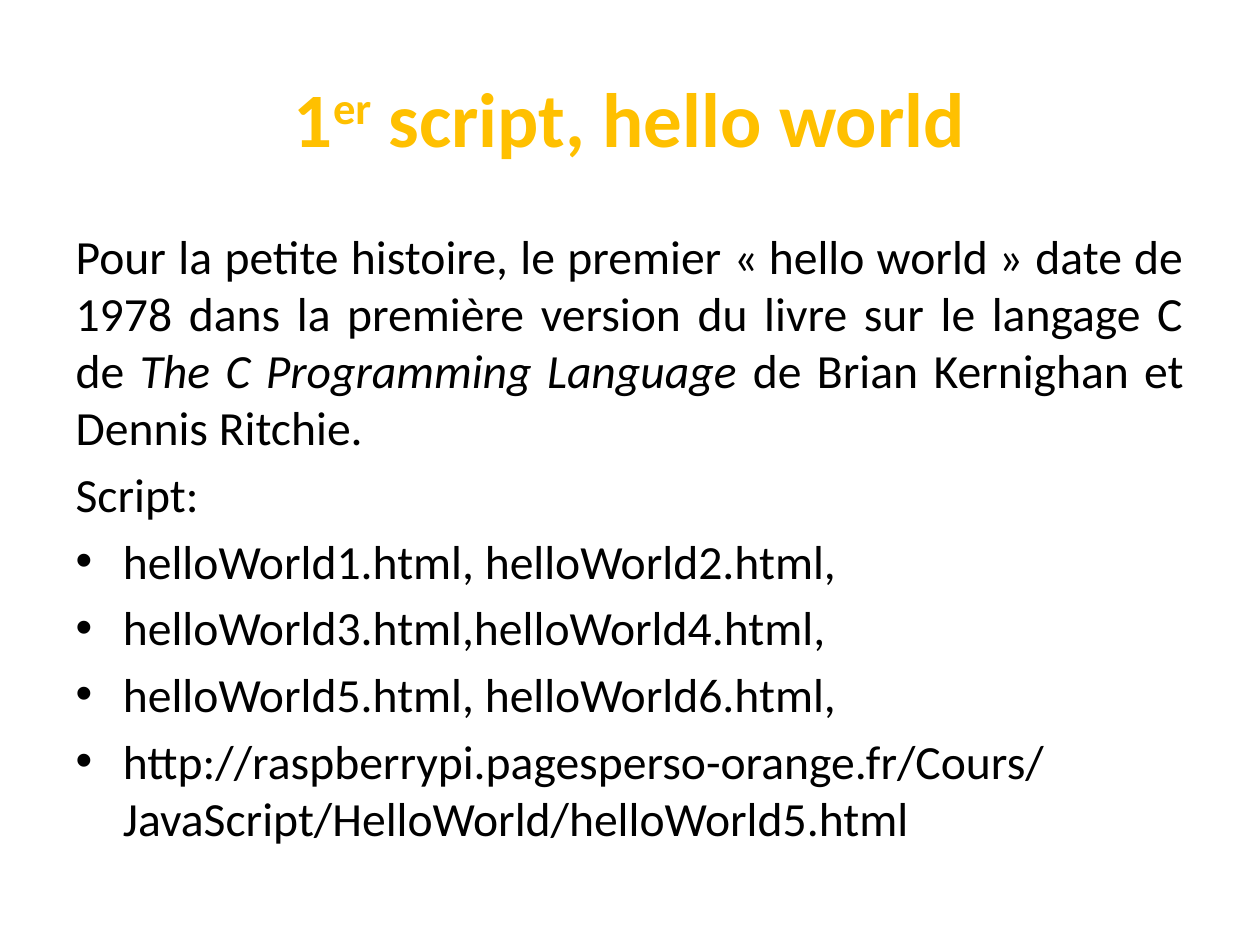
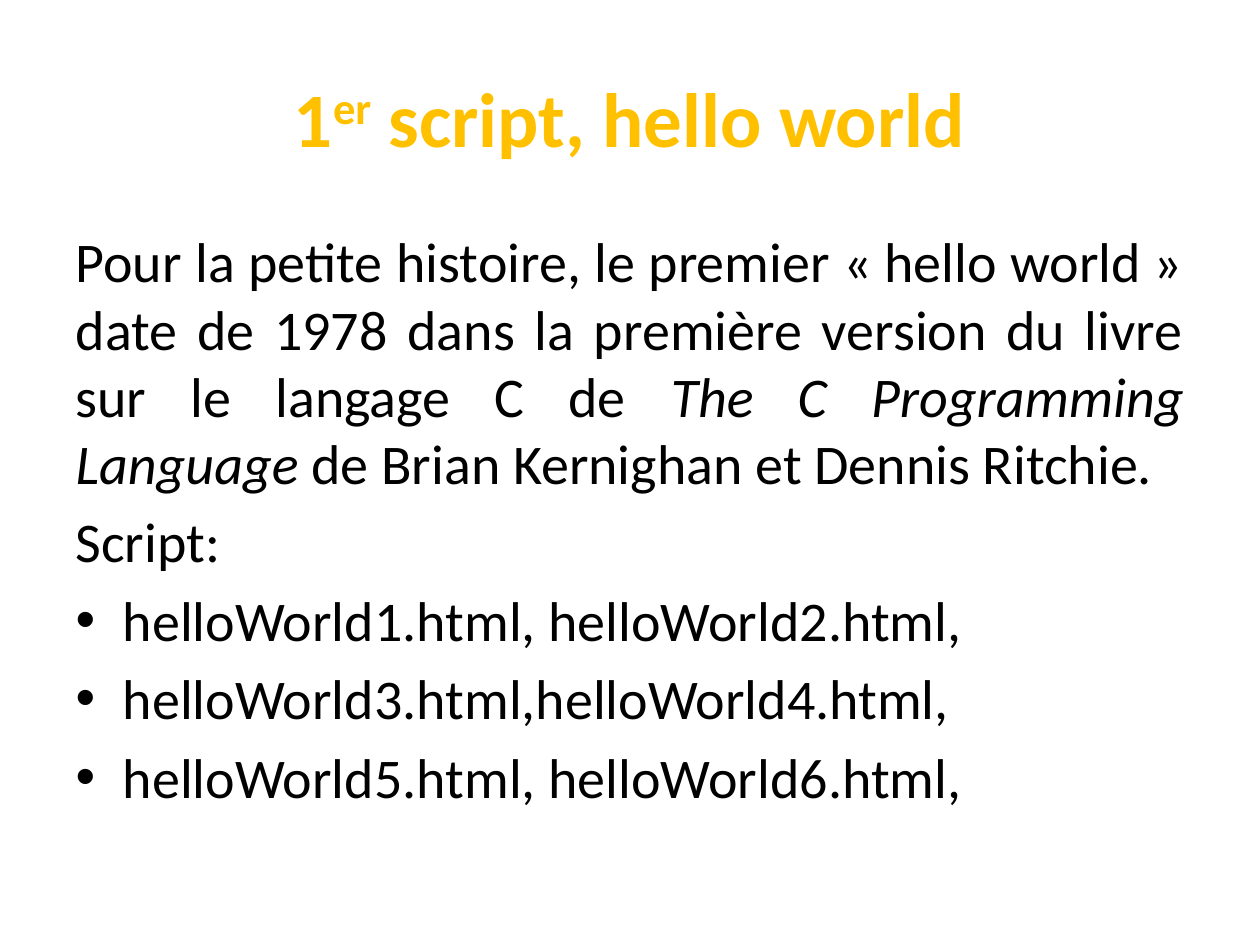
Before and after one commit to codeRoomMarseille/JavaScript_20180914, a slide deck: slide 9 of javascript.pptx. Drawn at 1260x945 pixels with LibreOffice and Linux fonts; fonts in the diff are those of the drawing. Boxes give left, top, right and bottom in pixels: in the first picture for what was removed or moved away, otherwise in the second. Text is boxed around its words. In the diff, an @@ line names an element or a change of style, - is before the commit and + after.

```diff
--- a/javascript.pptx
+++ b/javascript.pptx
@@ text "Pour la petite histoire, le ..." at (76, 243, 1184, 805): size 27.2 to 32 pt @@
@@ text at (123, 746, 1044, 844): paragraph removed @@
-• http://raspberrypi.pagesperso-orange.fr/Cours/JavaScript/HelloWorld/helloWorld5.html
```
Also in this commit, not shown: 11 other slides changed.
